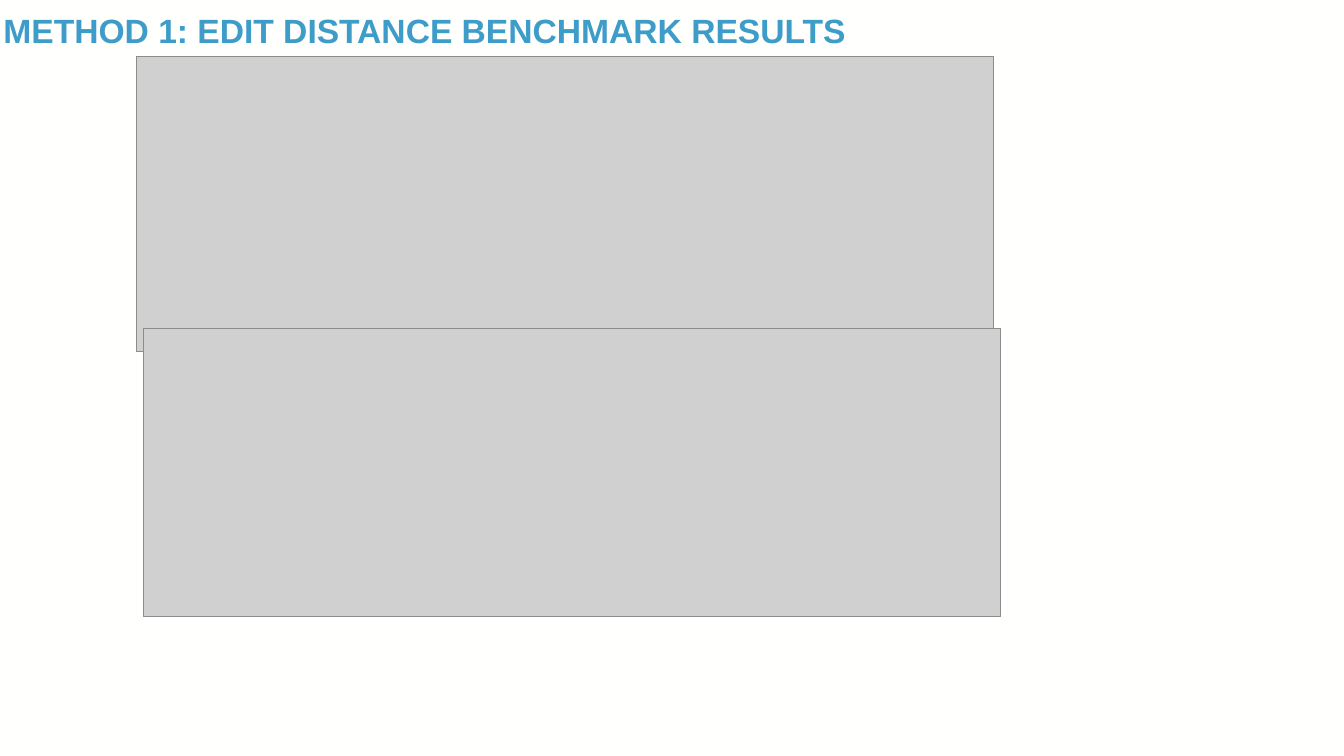
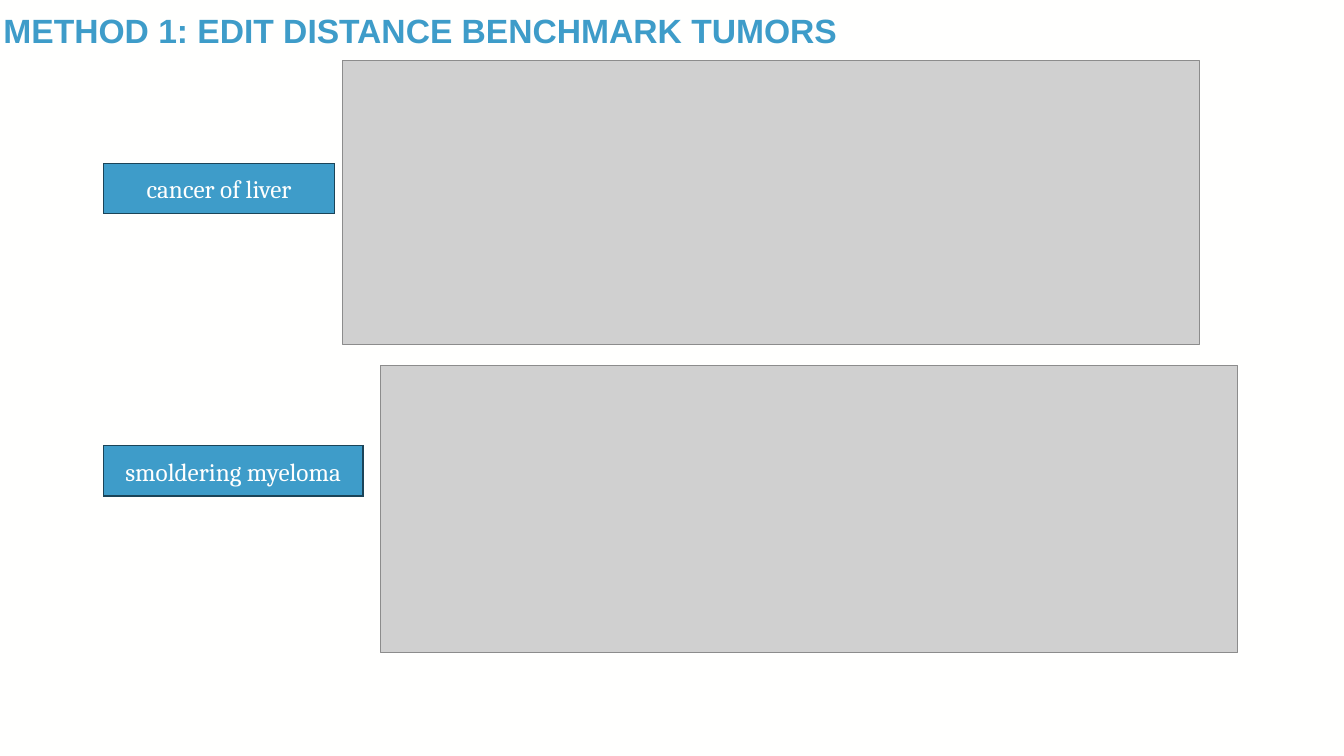
Before and after one commit to TaylorResearchLab/CANTOS, a slide deck: slide 15 of presentations/BIG_2024.pptx. Drawn at 1344x756 pixels with LibreOffice and Linux fonts; fonts in the diff are those of the drawing; grey boxes stand for pictures; background and template pictures are left out. Boxes give left, top, right and bottom in pixels: in the first picture for what was removed or moved away, otherwise in the second. Text is boxed around its words. In the diff, an @@ line names an element or a change of style, - is before the commit and + after.

```diff
--- a/presentations/BIG_2024.pptx
+++ b/presentations/BIG_2024.pptx
@@ title at [3, 19, 837, 44]: text changed @@
-METHOD 1: EDIT DISTANCE BENCHMARK RESULTS
+METHOD 1: EDIT DISTANCE BENCHMARK TUMORS
@@ picture: place and size @@
-picture at [137, 56, 994, 352]
+picture at [343, 60, 1200, 344]
@@ rectangle added at [103, 163, 335, 214], fill #3E9CC9, outline #1B4458 1 pt, 18 pt, text #FFFFFE @@
+cancer of liver
@@ picture: place and size @@
-picture at [144, 329, 1001, 617]
+picture at [381, 365, 1238, 653]
@@ rectangle added at [103, 446, 363, 496], fill #3E9CC9, outline #1B4458 1 pt, 18 pt, text #FFFFFE @@
+smoldering myeloma
```
Also in this commit, not shown: 10 other slides changed, 3 slides added, 1 slide removed, 4 other files.
